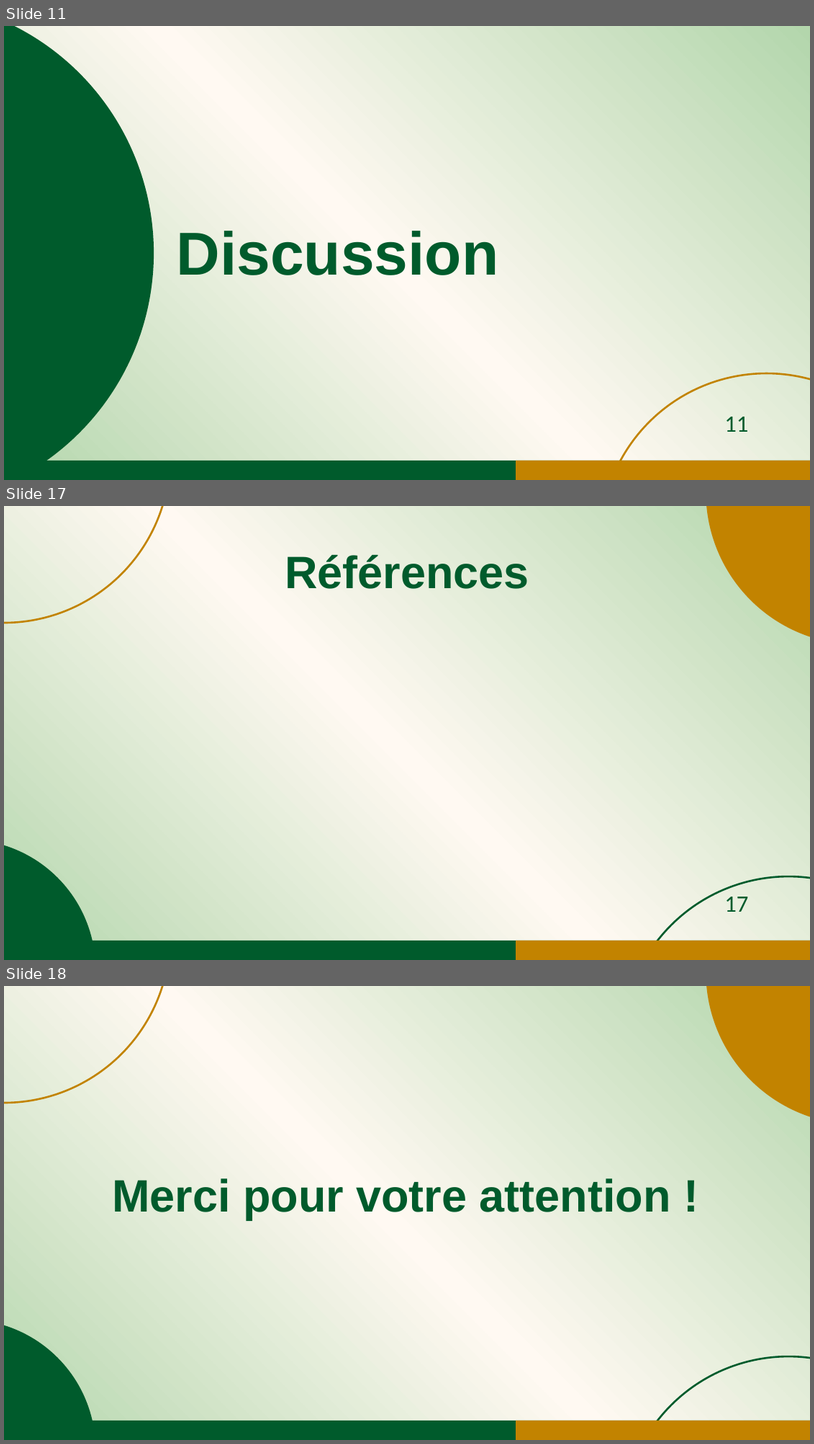
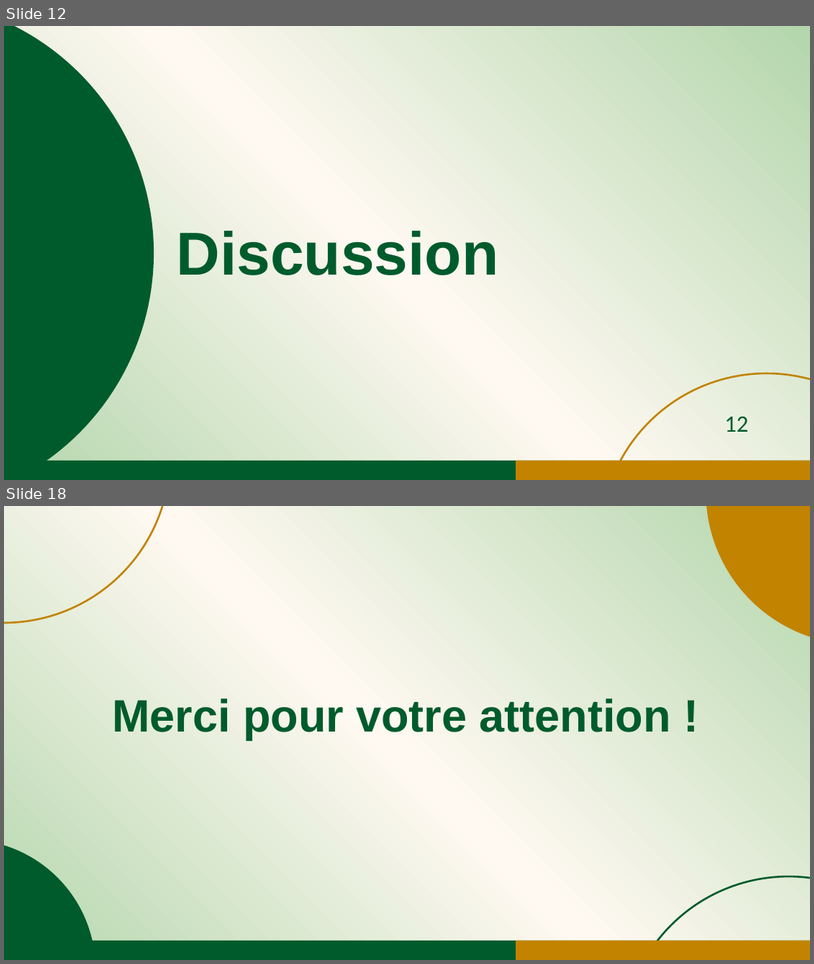
Before and after one commit to jicorporate/GFMP, a slide deck: Communication Orale_JDA1_sujets agés_30mai.pptx. Shown one above the other, each under a label of ours: slides 11, 17 and 18 before the commit, slides 12 and 18 after it; the slides between them are not shown. The pictures are 814x1444 and 814x964 pixels, drawn with LibreOffice and Linux fonts; fonts in the diff are those of the drawing. Boxes give left, top, right and bottom in pixels: in the first picture for what was removed or moved away, otherwise in the second. Text is boxed around its words. In the diff, an @@ line names an element or a change of style, - is before the commit and + after.

```diff
--- a/Communication Orale_JDA1_sujets agés_30mai.pptx
+++ b/Communication Orale_JDA1_sujets agés_30mai.pptx
@@ slide 17 removed at bbox=[4, 506, 810, 960], background gradient #B3D6AC to #FFF9F2 @@
@@ ellipse removed at bbox=[4, 506, 170, 623] @@
@@ ellipse removed at bbox=[706, 506, 810, 644] @@
@@ text removed at bbox=[285, 555, 530, 589] @@
-Références
@@ ellipse removed at bbox=[4, 839, 95, 960] @@
@@ ellipse removed at bbox=[623, 876, 810, 960] @@
@@ page number removed at bbox=[725, 896, 748, 911] @@
-17
@@ rectangle removed at bbox=[4, 940, 810, 960] @@
@@ rectangle removed at bbox=[517, 940, 810, 960] @@
@@ what was slide 11 is now slide 12 @@
@@ page number at bbox=[725, 416, 748, 431]: text changed @@
-11
+12
```
Also in this commit, not shown: 3 slides changed, 5 slides added, 4 other slides removed.
